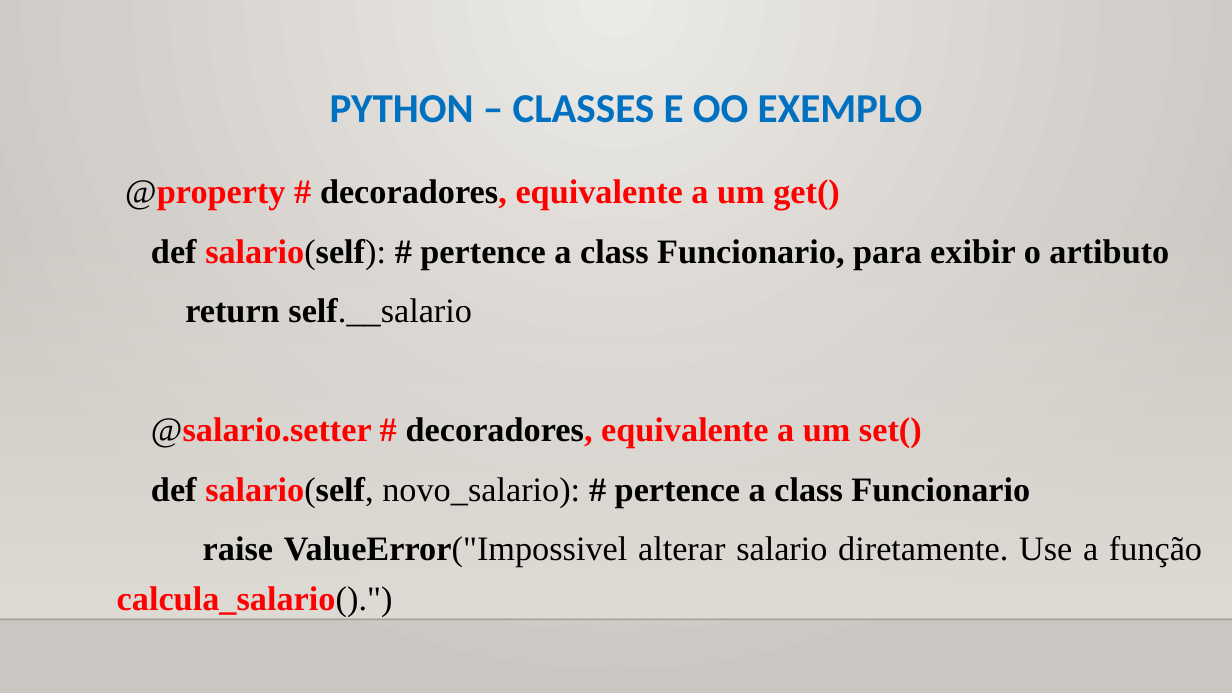
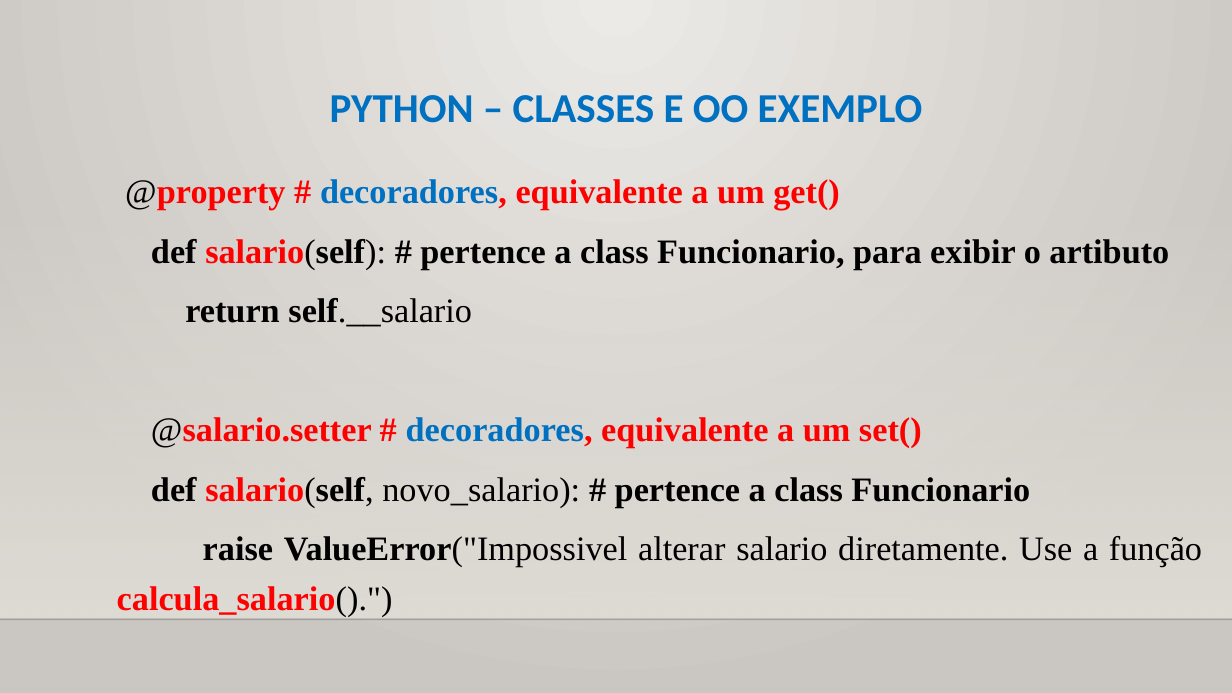
Before and after one commit to CloudEducationBrazil/WydenUniRuyPythonRAD, a slide deck: slide 21 of 01 Classes/Aula 11 RAD Python - Classes - Orientação a Objetos.pptx. Drawn at 1232x693 pixels with LibreOffice and Linux fonts; fonts in the diff are those of the drawing; background and template pictures are left out. Boxes give left, top, right and bottom in pixels: in the first picture for what was removed or moved away, otherwise in the second. Text is boxed around its words. In the diff, an @@ line names an element or a change of style, - is before the commit and + after.

```diff
--- a/01 Classes/Aula 11 RAD Python - Classes - Orientação a Objetos.pptx
+++ b/01 Classes/Aula 11 RAD Python - Classes - Orientação a Objetos.pptx
@@ text at (x1=125, y1=179, x2=922, y2=448): text colour #000000 to #0070C0 in "decoradores,", "decoradores," @@
```
Also in this commit, not shown: 6 other slides changed.
